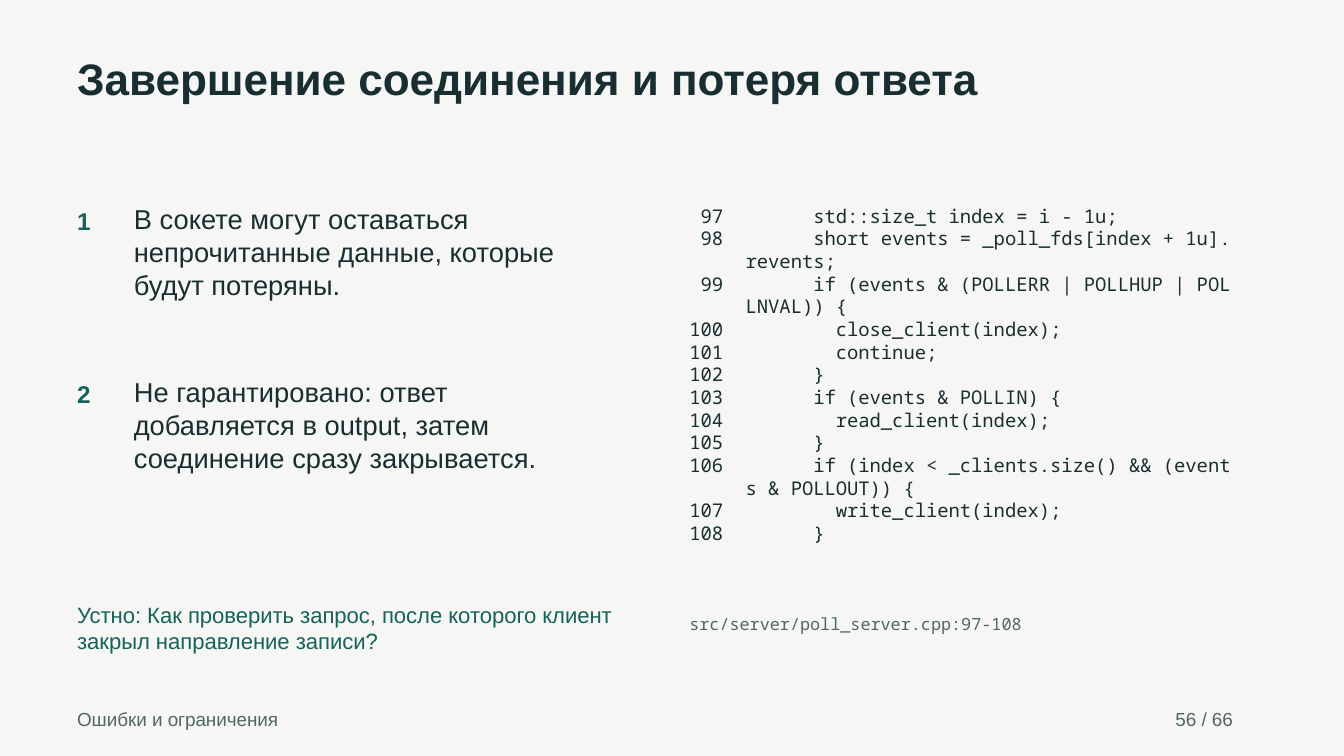
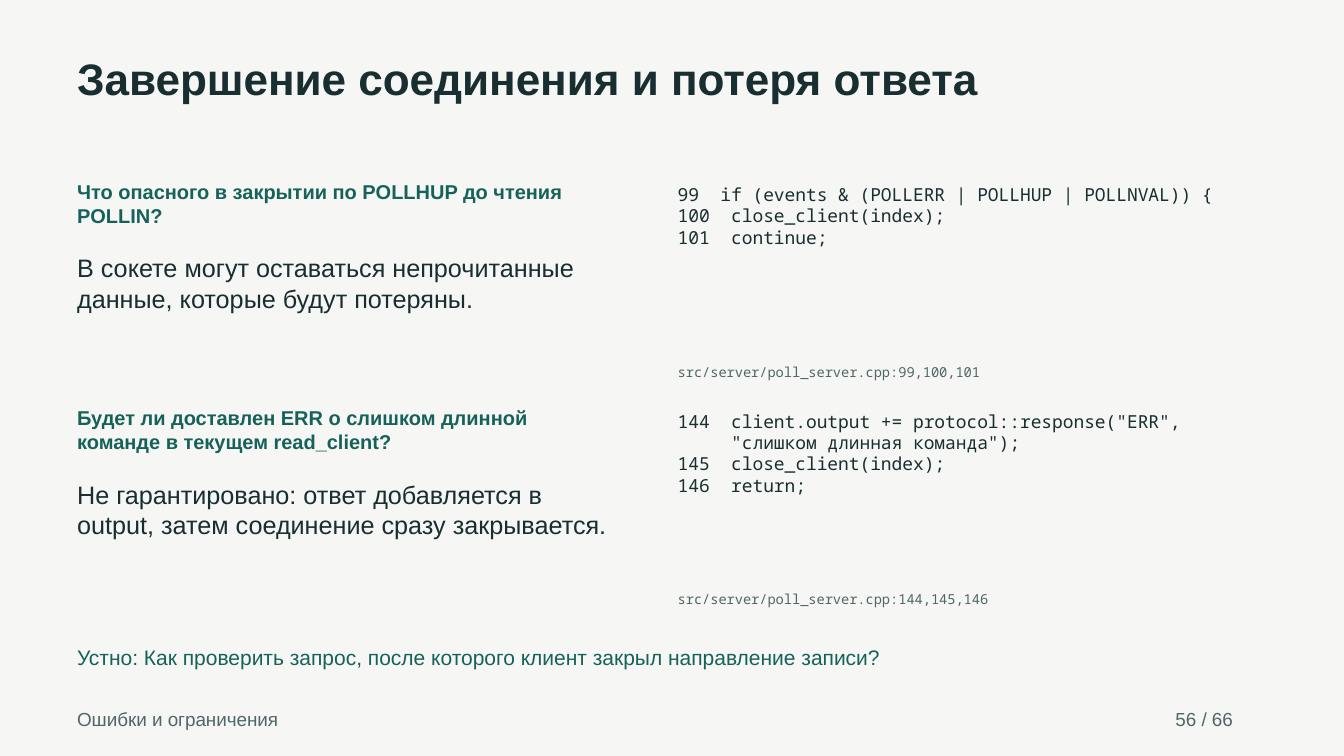
Before and after one commit to AlexUner/alexey-tcp-defense, a slide deck: slide 56 of presentation.pptx. Drawn at 1344x756 pixels with LibreOffice and Linux fonts; fonts in the diff are those of the drawing. Boxes give left, top, right and bottom in pixels: in the first picture for what was removed or moved away, otherwise in the second. Text is boxed around its words. In the diff, an @@ line names an element or a change of style, - is before the commit and + after.

```diff
--- a/presentation.pptx
+++ b/presentation.pptx
@@ text added at [77,185,561,223], 14.2 pt, text #16625A, bold @@
+Что опасного в закрытии по POLLHUP до чтения POLLIN?
@@ text added at [678,187,1191,247], 12.8 pt, text #182E30 @@
+99 if (events & (POLLERR | POLLHUP | POLLNVAL)) {
+100 close_client(index);
+101 continue;
@@ text removed at [701,208,1231,520] @@
-97 std::size_t index = i - 1u;
-98 short events = _poll_fds[index + 1u].
-revents;
-99 if (events & (POLLERR | POLLHUP | POL
-LNVAL)) {
-100 close_client(index);
-101 continue;
-102 }
-103 if (events & POLLIN) {
-104 read_client(index);
-105 }
-106 if (index < _clients.size() && (event
-s & POLLOUT)) {
-107 write_client(index);
-108 }
@@ text removed at [77,213,90,230] @@
-1
@@ text "В сокете могут оставаться непрочитанные ...": place and size @@
-text "В сокете могут оставаться непрочитанные ..." at [134,210,554,300]
+text "В сокете могут оставаться непрочитанные ..." at [77,259,573,313]
@@ text "В сокете могут оставаться непрочитанные ..." at [77,259,573,313]: size 19.5 to 18 pt @@
@@ text removed at [77,386,90,403] @@
-2
@@ text added at [678,366,980,381], 9.8 pt, text #506667 @@
+src/server/poll_server.cpp:99,100,101
@@ text added at [77,410,527,453], 14.2 pt, text #16625A, bold @@
+Будет ли доставлен ERR о слишком длинной команде в текущем read_client?
@@ text added at [678,414,1181,495], 12.8 pt, text #182E30 @@
+144 client.output += protocol::response("ERR",
+"слишком длинная команда");
+145 close_client(index);
+146 return;
@@ text "Не гарантировано: ответ добавляется в ..." at [77,485,606,540]: size 19.5 to 18 pt @@
@@ text "Не гарантировано: ответ добавляется в ...": place and size @@
-text "Не гарантировано: ответ добавляется в ..." at [134,383,537,473]
+text "Не гарантировано: ответ добавляется в ..." at [77,485,606,540]
@@ text at [678,593,989,608]: text changed; size 12 to 9.8 pt @@
-src/server/poll_server.cpp:97-108
+src/server/poll_server.cpp:144,145,146
@@ text "Устно: Как проверить запрос, после ...": place and size @@
-text "Устно: Как проверить запрос, после ..." at [77,607,611,654]
+text "Устно: Как проверить запрос, после ..." at [77,650,879,669]
@@ text "Устно: Как проверить запрос, после ..." at [77,650,879,669]: size 15.8 to 15 pt @@
```
Also in this commit, not shown: 54 other slides changed, 9 slides added, 9 slides removed, 2 other files.
